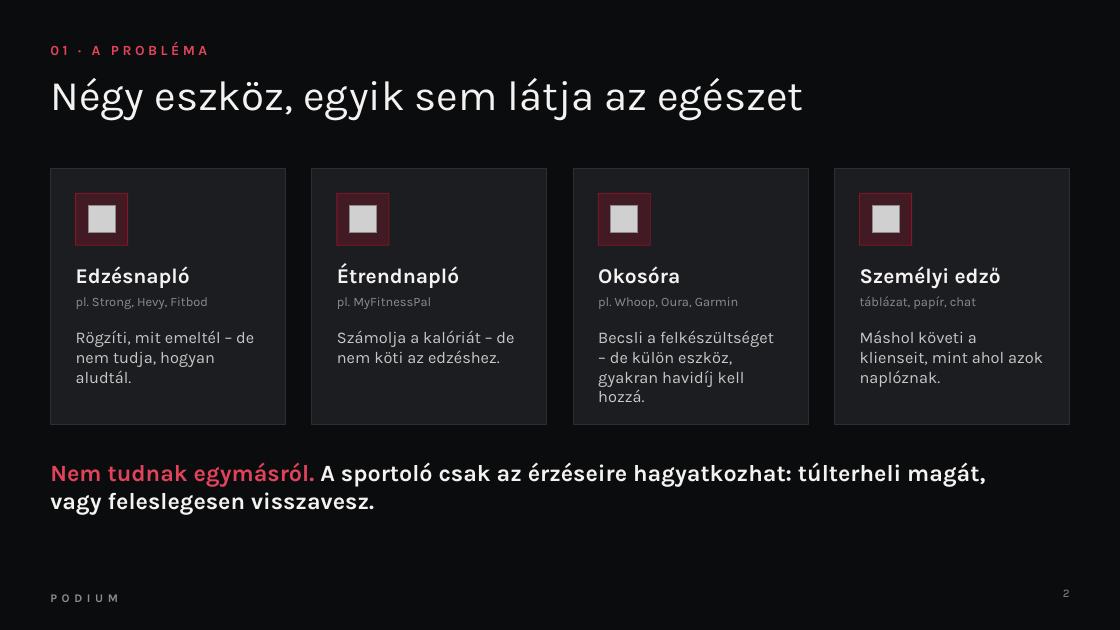
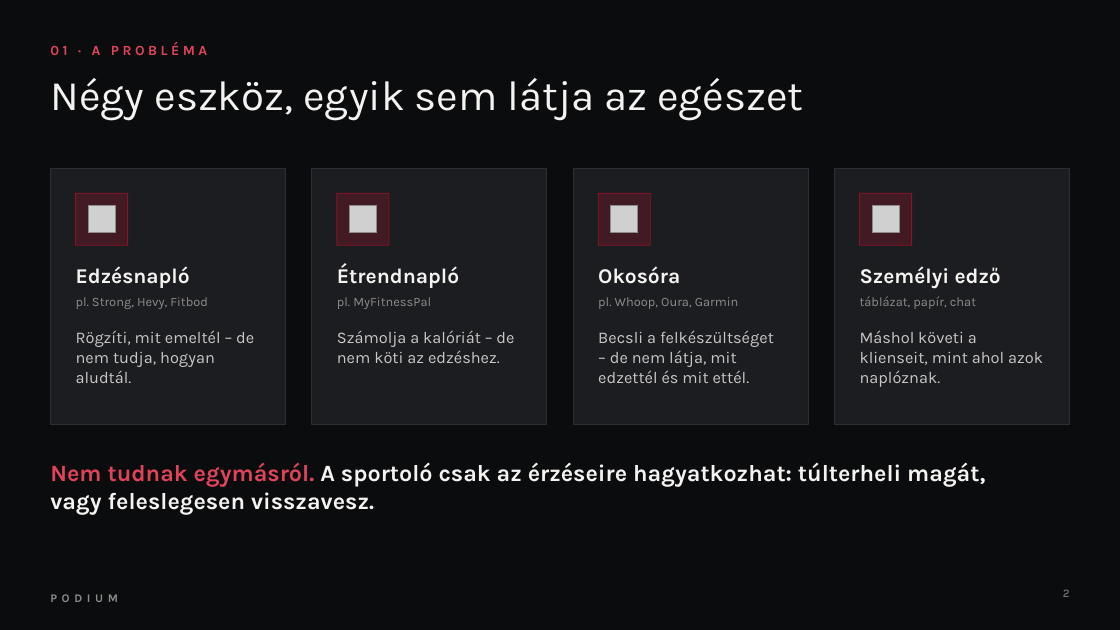
Before and after one commit to almateszem/repo, a slide deck: slide 2 of Prezentacio/Podium-bemutato.pptx. Drawn at 1120x630 pixels with LibreOffice and Linux fonts; fonts in the diff are those of the drawing; grey boxes stand for pictures; background and template pictures are left out. Boxes give left, top, right and bottom in pixels: in the first picture for what was removed or moved away, otherwise in the second. Text is boxed around its words. In the diff, an @@ line names an element or a change of style, - is before the commit and + after.

```diff
--- a/Prezentacio/Podium-bemutato.pptx
+++ b/Prezentacio/Podium-bemutato.pptx
@@ text at (x1=598, y1=330, x2=774, y2=383): text changed @@
-Becsli a felkészültséget – de külön eszköz, gyakran havidíj kell hozzá.
+Becsli a felkészültséget – de nem látja, mit edzettél és mit ettél.
```
Also in this commit, not shown: 5 other slides changed, 1 other file.
